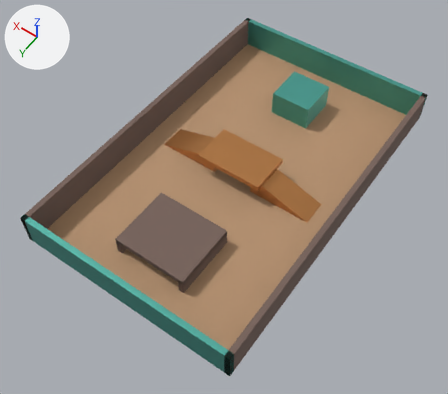
One commit to the glTF model client/public/maps/copper-yard/scene.glb: the scene before it, then after it.
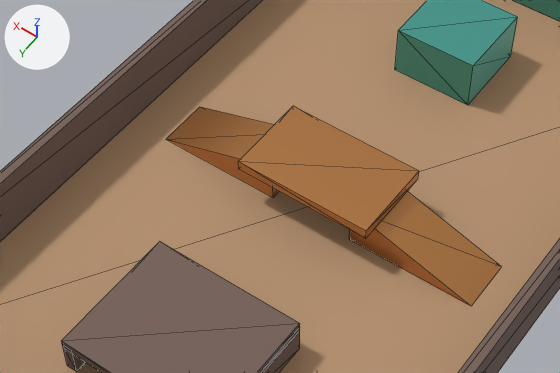
Each version appears first whole from a 50 mm camera at (-41.0, 62.4, 88.3) aimed at (-0.3, 5.5, -1.2), and next in a close-up on the part from 19% to 78% of the width and 20% to 64% of the height. Every picture has the same lights, and +X, +Y and +Z are marked at upper left. The first two pictures are the older version. The close-ups show mesh edges as thin lines.

In view in the first close-up: 'Render_Bridge', 'Render_EastRamp', 'Render_EastWall', 'Render_Floor', 'Render_SouthTower', 'Render_SouthWall', 'Render_TunnelRoof', 'Render_TunnelWest', 'Render_WestRamp', 'Render_WestWall' and 1 more.
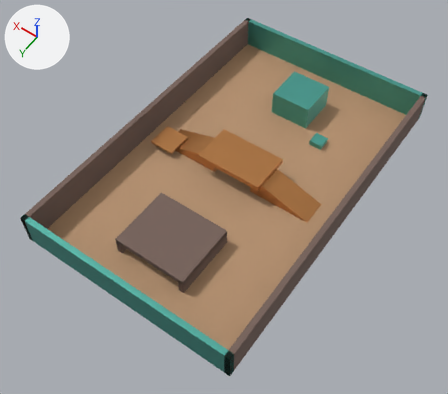
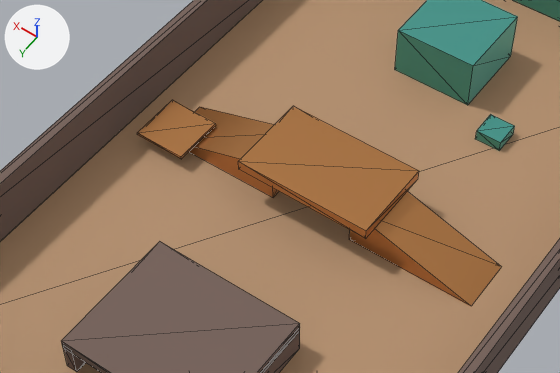
What differs and where, as boxes (x1, y1, x2, y2) in the close-ups (560 x 373 px):
'Render_LowClearanceShortcut', added (orange): after (137, 100, 216, 159)
'Render_MantleCrate', added (cyan): after (475, 115, 515, 151)

What changed in the scene script:
```text
Add me_render_mantlecrate:
    me_render_mantlecrate.from_pydata(...)  # a box spanning x -9.25..-6.75, y -16.25..-13.75, z 0.0..1.1
    me_render_mantlecrate.materials.append(mat_oxidizedcopper)  # cyan #55ada2
Add me_render_lowclearanceshortcut:
    me_render_lowclearanceshortcut.from_pydata(...)  # a box spanning x 12.5..17.5, y -0.5..4.5, z 1.35..1.65
    me_render_lowclearanceshortcut.materials.append(mat_copperbridge_002)  # orange #cd8e55
Add ob_render_mantlecrate:
    ob_render_mantlecrate = bpy.data.objects.new('Render_MantleCrate', me_render_mantlecrate)
    ob_render_mantlecrate.location = (0.0, 0.0, 0.0)
Add ob_render_lowclearanceshortcut:
    ob_render_lowclearanceshortcut = bpy.data.objects.new('Render_LowClearanceShortcut', me_render_lowclearanceshortcut)
    ob_render_lowclearanceshortcut.location = (0.0, 0.0, 0.0)
```
